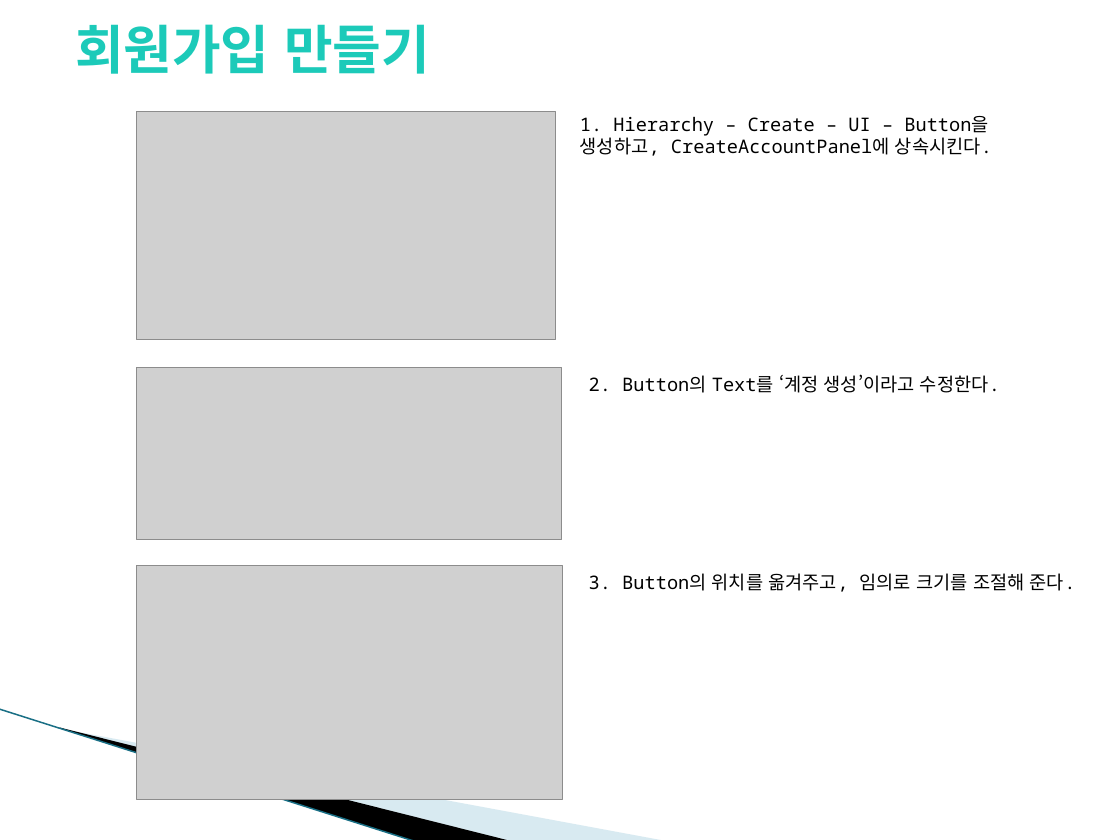
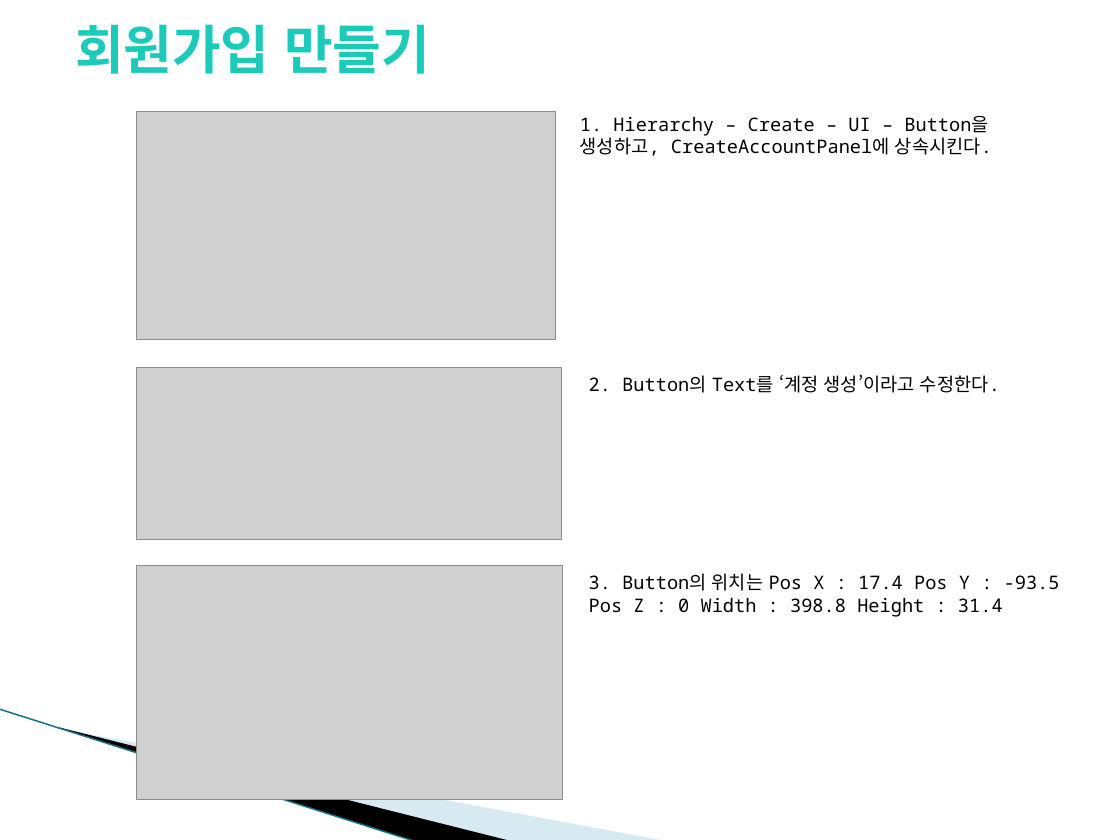
Before and after one commit to YounSJ/Unity_SQLite, a slide deck: slide 25 of Unity_SQLite.pptx (slide 21 before the commit). Drawn at 1120x840 pixels with LibreOffice and Linux fonts; fonts in the diff are those of the drawing; grey boxes stand for pictures; background and template pictures are left out. Boxes give left, top, right and bottom in pixels: in the first picture for what was removed or moved away, otherwise in the second. Text is boxed around its words. In the diff, an @@ line names an element or a change of style, - is before the commit and + after.

```diff
--- a/Unity_SQLite.pptx
+++ b/Unity_SQLite.pptx
@@ text at (589,573,1060,617): text changed @@
-3. Button의 위치를 옮겨주고, 임의로 크기를 조절해 준다.
+3. Button의 위치는 Pos X : 17.4 Pos Y : -93.5 Pos Z : 0 Width : 398.8 Height : 31.4
```
Also in this commit, not shown: 9 other slides changed, 10 slides added, 1 other file.
